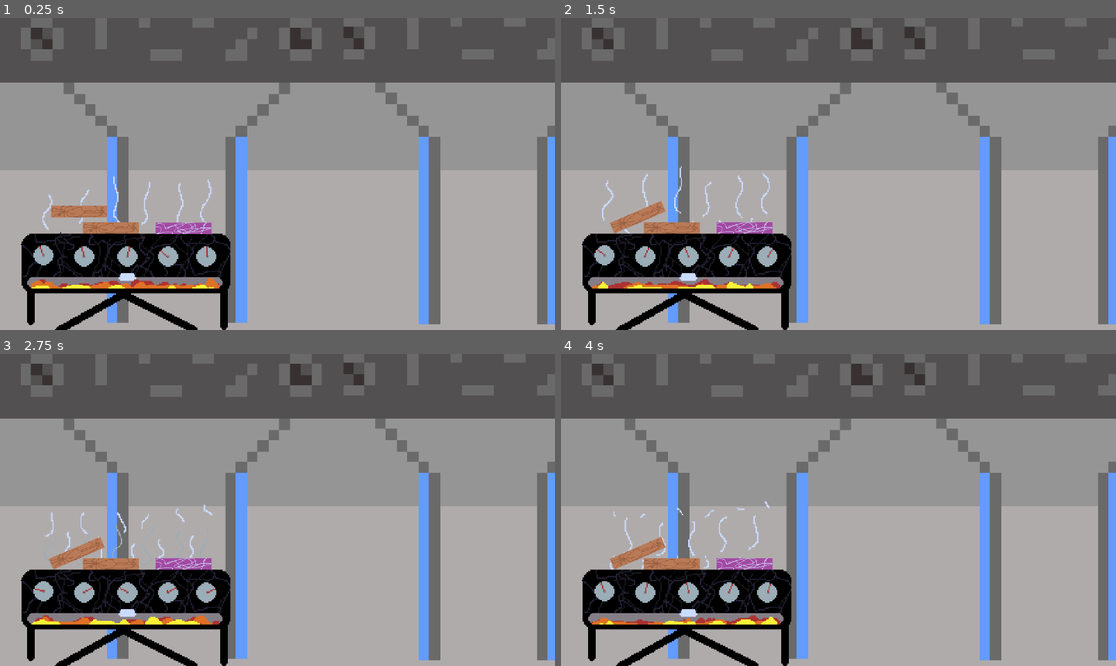
Above: before the commit, frames 1-4 (two rows, left to right).
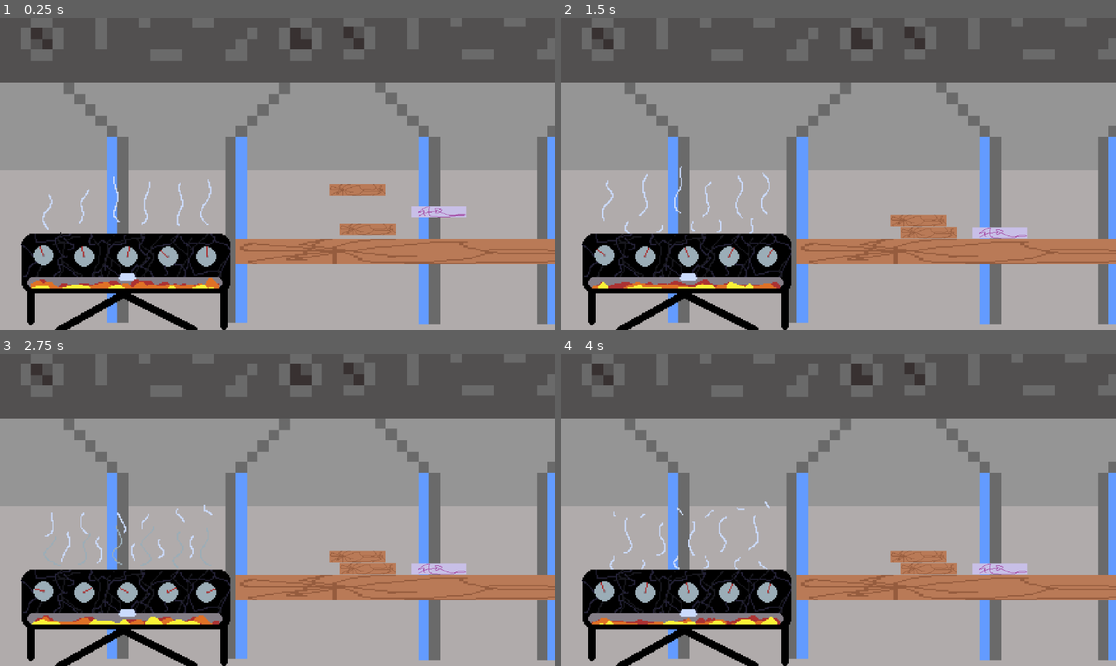
Above: after the commit, the same moments.

Repository: lganic/IEEE-GameJam-2026
Game: Godot game, scene res://scenes/grillscene.tscn
The game is run twice, just before and just after one commit, with the same random seed, the same clock (stepped at 60 frames per second) and the same inputs. This scene is started directly instead of the project's main scene.
Inputs (mouse positions are in pixels of both pictures, inside the frame that each line leads up to):
- Up to frame 1 (0.25 s): no input
- Up to frame 2 (1.5 s): move the mouse to (960, 158) at 0.52 s; click (960, 158) at 0.67 s; move the mouse to (727, 189) at 1.27 s; click (727, 189) at 1.42 s
- Up to frame 3 (2.75 s): move the mouse to (333, 441) at 2.02 s; click (333, 441) at 2.17 s
- Up to frame 4 (4 s): move the mouse to (810, 572) at 2.77 s; click (810, 572) at 2.92 s; move the mouse to (1005, 556) at 3.52 s; click (1005, 556) at 3.67 s

The runs differ from the first frame. In frame 1, 6.9% of the frame differs, in the area x 9-100%, y 53-79%; in frame 2, 6.9%; in frame 3, 6.9%; in frame 4, 6.9%.

Commit message:
added grill functionality

Diff:
--- /dev/null
+++ b/scenes/FoodItems/uncooked.tscn
@@ -0,0 +1,13 @@
+[gd_scene format=3 uid="uid://cf2m1wo0037y8"]
+
+[ext_resource type="PackedScene" uid="uid://bmkokly4q6oj3" path="res://scenes/FoodItems/item.tscn" id="1_ks6ef"]
+[ext_resource type="Texture2D" uid="uid://8eupcu73aasn" path="res://scenes/FoodItems/uncooked.png" id="2_p25k6"]
+
+[node name="Item" unique_id=78659004 instance=ExtResource("1_ks6ef")]
+item_id = "uncooked_patty"
+grill_result_id = "cooked_patty"
+grill_time = 10.0
+
+[node name="Sprite2D" parent="." index="0" unique_id=1862774044]
+scale = Vector2(0.43027848, 0.44414923)
+texture = ExtResource("2_p25k6")
--- /dev/null
+++ b/scenes/grill.gd
@@ -0,0 +1,83 @@
+extends Node2D
+
+@onready var area: Area2D = $Area2D
+@onready var grill_sound: AudioStreamPlayer2D = $AudioStreamPlayer2D
+
+var cooking_items: Dictionary = {}
+# key = item instance
+# value = elapsed cook time
+
+func _ready() -> void:
+	area.body_entered.connect(_on_body_entered)
+	area.body_exited.connect(_on_body_exited)
+
+func _physics_process(delta: float) -> void:
+	var to_transform: Array = []
+
+	for item in cooking_items.keys():
+		if not is_instance_valid(item):
+			to_transform.append(item)
+			continue
+
+		# optional: only cook when item is actually resting on grill
+		cooking_items[item] += delta
+
+		if cooking_items[item] >= item.grill_time:
+			to_transform.append(item)
+
+	for item in to_transform:
+		if is_instance_valid(item) and item in cooking_items:
+			if item.can_be_grilled():
+				_transform_item(item)
+		cooking_items.erase(item)
+
+	_update_sound()
+
+func _on_body_entered(body: Node) -> void:
+	if not body.is_in_group("items"):
+		return
+
+	if not (body is Item):
+		return
+
+	var item := body as Item
+	if not item.can_be_grilled():
+		return
+
+	if item not in cooking_items:
+		cooking_items[item] = 0.0
+
+	_update_sound()
+
+func _on_body_exited(body: Node) -> void:
+	if body in cooking_items:
+		cooking_items.erase(body)
+
+	_update_sound()
+
+func _transform_item(item: Item) -> void:
+	var new_scene = ItemDatabase.get_scene(item.grill_result_id)
+	if new_scene == null:
+		push_warning("No scene found for item id: " + item.grill_result_id)
+		return
+
+	var parent = item.get_parent()
+	var new_item = new_scene.instantiate()
+
+	parent.add_child(new_item)
+	new_item.global_position = item.global_position
+	new_item.global_rotation = item.global_rotation
+
+	if new_item is RigidBody2D:
+		new_item.linear_velocity = item.linear_velocity
+		new_item.angular_velocity = item.angular_velocity
+
+	item.queue_free()
+
+func _update_sound() -> void:
+	if cooking_items.is_empty():
+		if grill_sound.playing:
+			grill_sound.stop()
+	else:
+		if not grill_sound.playing:
+			grill_sound.play()
--- /dev/null
+++ b/scenes/grill.tscn
@@ -0,0 +1,30 @@
+[gd_scene format=3 uid="uid://emeuqpafmaym"]
+
+[ext_resource type="Script" uid="uid://fq4xyr5fxigs" path="res://scenes/grill.gd" id="1_b7lk3"]
+[ext_resource type="AudioStream" uid="uid://b5jte2vxbsjmx" path="res://audio/sizzle.wav" id="2_70781"]
+
+[sub_resource type="RectangleShape2D" id="RectangleShape2D_fyaf1"]
+size = Vector2(164, 76)
+
+[sub_resource type="RectangleShape2D" id="RectangleShape2D_s4vpa"]
+size = Vector2(164, 15)
+
+[node name="Grill" type="Node2D" unique_id=1476349688]
+script = ExtResource("1_b7lk3")
+
+[node name="StaticBody2D" type="StaticBody2D" parent="." unique_id=2108496270]
+position = Vector2(-154, 64)
+
+[node name="CollisionShape2D" type="CollisionShape2D" parent="StaticBody2D" unique_id=557781248]
+position = Vector2(-1, 21)
+shape = SubResource("RectangleShape2D_fyaf1")
+
+[node name="Area2D" type="Area2D" parent="." unique_id=53494658]
+
+[node name="CollisionShape2D" type="CollisionShape2D" parent="Area2D" unique_id=887383667]
+position = Vector2(-155, 47.5)
+shape = SubResource("RectangleShape2D_s4vpa")
+debug_color = Color(0.8583933, 0.3389586, 0.3613369, 0.41960785)
+
+[node name="AudioStreamPlayer2D" type="AudioStreamPlayer2D" parent="." unique_id=819326161]
+stream = ExtResource("2_70781")
--- a/scenes/grillscene.tscn
+++ b/scenes/grillscene.tscn
@@ -2,10 +2,12 @@
 
 [ext_resource type="Texture2D" uid="uid://77xsyo1omuag" path="res://assets/grillscene.png" id="1_dhc3s"]
 [ext_resource type="PackedScene" uid="uid://b8an1u05jflck" path="res://scenes/PlayerGrabber.tscn" id="2_rbtp0"]
+[ext_resource type="PackedScene" uid="uid://emeuqpafmaym" path="res://scenes/grill.tscn" id="3_8npoe"]
 [ext_resource type="PackedScene" uid="uid://cj6hsa6k1v0vu" path="res://scenes/RecipeManager.tscn" id="3_sunuu"]
 [ext_resource type="PackedScene" uid="uid://c7u1b7p4qi6kq" path="res://scenes/FoodItems/bun.tscn" id="4_piee8"]
 [ext_resource type="PackedScene" uid="uid://cm856e00iw7c" path="res://scenes/ItemDatabase.tscn" id="5_fyaf1"]
-[ext_resource type="PackedScene" uid="uid://b7qcc61up2mui" path="res://scenes/FoodItems/patty.tscn" id="5_sunuu"]
+[ext_resource type="PackedScene" uid="uid://cf2m1wo0037y8" path="res://scenes/FoodItems/uncooked.tscn" id="6_8npoe"]
+[ext_resource type="Texture2D" uid="uid://ci0f4yi3scu8w" path="res://scenes/FoodItems/bun.png" id="8_y55k7"]
 
 [sub_resource type="AtlasTexture" id="AtlasTexture_3wacy"]
 atlas = ExtResource("1_dhc3s")
@@ -50,8 +52,8 @@
 "speed": 5.0
 }]
 
-[sub_resource type="RectangleShape2D" id="RectangleShape2D_fyaf1"]
-size = Vector2(164, 76)
+[sub_resource type="RectangleShape2D" id="RectangleShape2D_uv6o0"]
+size = Vector2(333, 20)
 
 [node name="Node2D" type="Node2D" unique_id=1421340171]
 
@@ -65,22 +67,28 @@
 
 [node name="PlayerGrabber" parent="." unique_id=1821917048 instance=ExtResource("2_rbtp0")]
 
-[node name="StaticBody2D" type="StaticBody2D" parent="." unique_id=556590701]
-position = Vector2(-154, 64)
-
-[node name="CollisionShape2D" type="CollisionShape2D" parent="StaticBody2D" unique_id=1248262454]
-position = Vector2(-1, 21)
-shape = SubResource("RectangleShape2D_fyaf1")
+[node name="Grill" parent="." unique_id=1476349688 instance=ExtResource("3_8npoe")]
 
 [node name="RecipeManager" parent="." unique_id=938388327 instance=ExtResource("3_sunuu")]
 
 [node name="ItemDatabase" parent="." unique_id=173001445 instance=ExtResource("5_fyaf1")]
 
-[node name="Item" parent="." unique_id=78659004 instance=ExtResource("4_piee8")]
-position = Vector2(-167, 24)
+[node name="Item" parent="." unique_id=78659004 instance=ExtResource("6_8npoe")]
+position = Vector2(91, 5)
 
-[node name="Item2" parent="." unique_id=1093556632 instance=ExtResource("5_sunuu")]
-position = Vector2(-110, 18)
+[node name="Item2" parent="." unique_id=2041909224 instance=ExtResource("4_piee8")]
+position = Vector2(35, 19)
 
-[node name="Item3" parent="." unique_id=1024822030 instance=ExtResource("4_piee8")]
-position = Vector2(-192, 5)
+[node name="Item3" parent="." unique_id=181922884 instance=ExtResource("4_piee8")]
+position = Vector2(27, -12)
+
+[node name="StaticBody2D" type="StaticBody2D" parent="." unique_id=1789826998]
+position = Vector2(97, 61)
+
+[node name="Sprite2D" type="Sprite2D" parent="StaticBody2D" unique_id=324515681]
+scale = Vector2(3.3200014, 1)
+texture = ExtResource("8_y55k7")
+
+[node name="CollisionShape2D" type="CollisionShape2D" parent="StaticBody2D" unique_id=596982912]
+position = Vector2(-0.5, 0)
+shape = SubResource("RectangleShape2D_uv6o0")
--- a/scripts/ItemDatabase.gd
+++ b/scripts/ItemDatabase.gd
@@ -3,6 +3,7 @@
 var item_scenes: Dictionary = {
 	"burger": preload("res://scenes/FoodItems/burger.tscn"),
 	"cooked_patty": preload("res://scenes/FoodItems/patty.tscn"),
+	"uncooked_patty": preload("res://scenes/FoodItems/uncooked.tscn"),
 	"bun": preload("res://scenes/FoodItems/bun.tscn")
 }
 
--- a/scripts/item.gd
+++ b/scripts/item.gd
@@ -7,6 +7,12 @@
 var is_being_held: bool = false
 var grab_local_offset: Vector2 = Vector2.ZERO
 
+@export var grill_result_id: String = ""
+@export var grill_time: float = 0.0
+
+@export var follow_force: float = 2000.0
+@export var follow_damping: float = 35.0
+
 func grab_at(global_point: Vector2) -> void:
 	is_being_held = true
 	grab_local_offset = to_local(global_point)
@@ -14,9 +20,6 @@
 
 func release() -> void:
 	is_being_held = false
-
-@export var follow_force: float = 2000.0
-@export var follow_damping: float = 35.0
 
 func _physics_process(delta: float) -> void:
 	if is_being_held:
@@ -30,3 +33,6 @@
 
 func grab_global_offset() -> Vector2:
 	return to_global(grab_local_offset) - global_position
+
+func can_be_grilled() -> bool:
+	return grill_result_id != "" and grill_time > 0.0
Not shown, added: audio/sizzle.wav.import
Binary file added: scenes/FoodItems/uncooked.png
Not shown, added: scenes/FoodItems/uncooked.png.import
Not shown, added: scenes/grill.gd.uid
Not shown, added: audio/sizzle.wav
